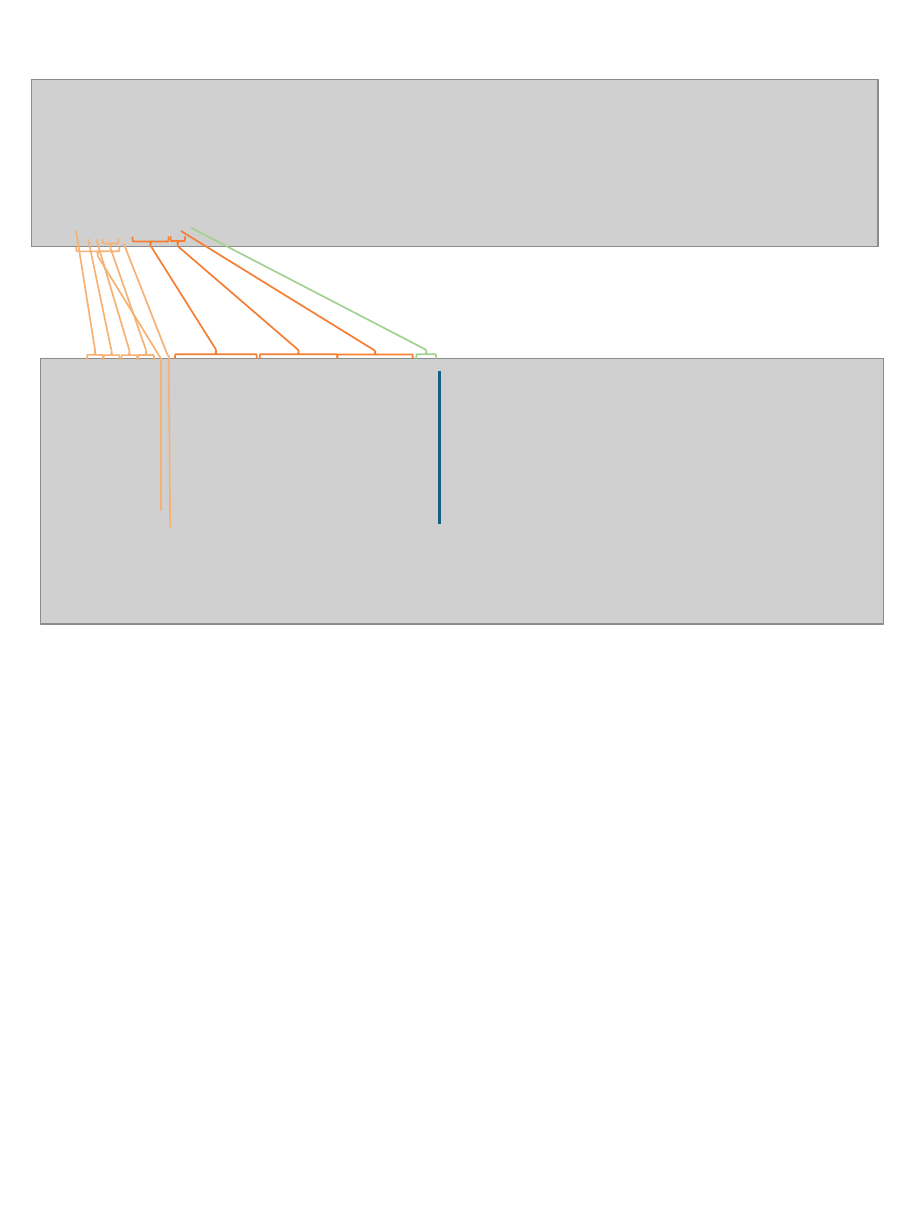
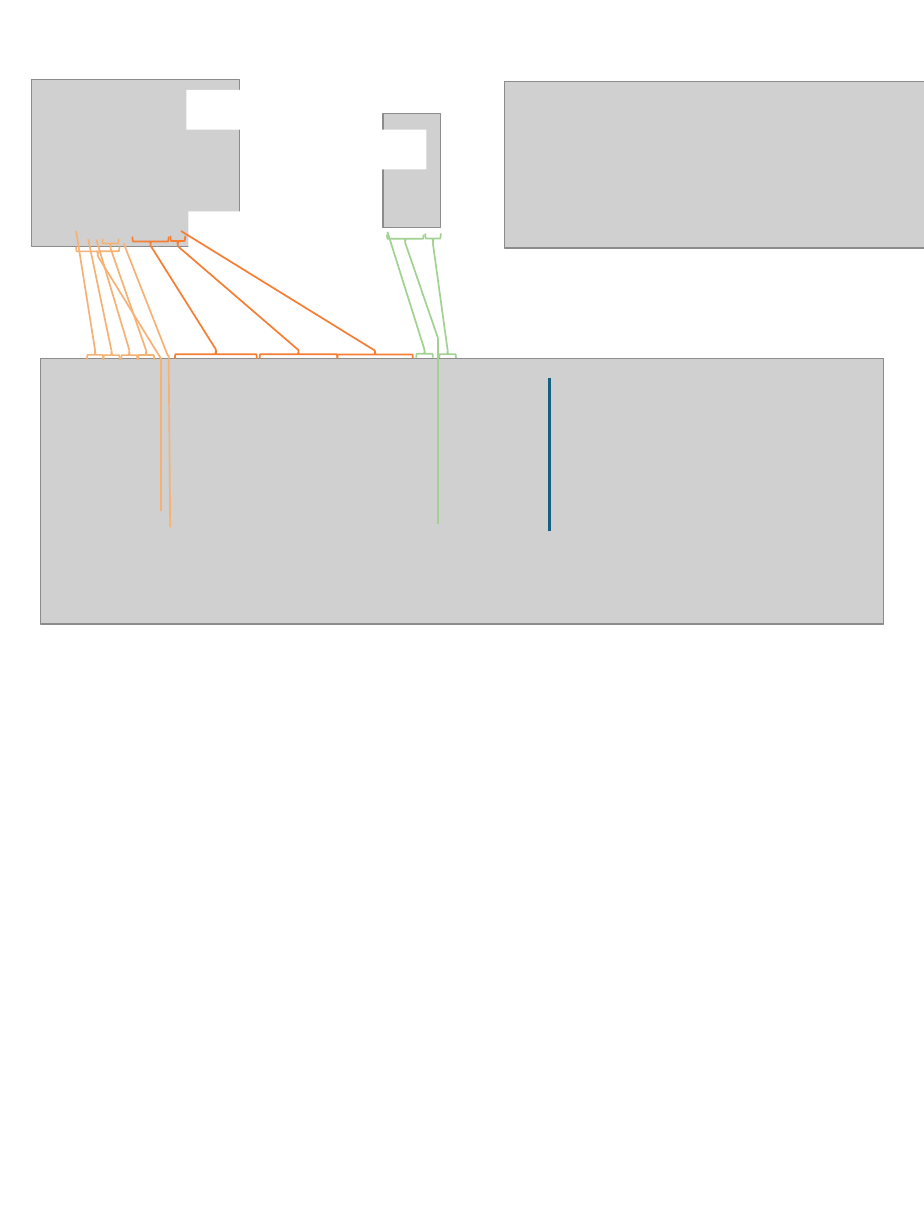
Before and after one commit to liumoLM/Liu2024, a slide deck: slide 1 of Main figures/fig1-sup-sketch.pptx. Drawn at 924x1232 pixels with LibreOffice and Linux fonts; fonts in the diff are those of the drawing; grey boxes stand for pictures. Boxes give left, top, right and bottom in pixels: in the first picture for what was removed or moved away, otherwise in the second. Text is boxed around its words. In the diff, an @@ line names an element or a change of style, - is before the commit and + after.

```diff
--- a/Main figures/fig1-sup-sketch.pptx
+++ b/Main figures/fig1-sup-sketch.pptx
@@ picture: place and size @@
-picture at bbox=[32, 80, 878, 246]
+picture at bbox=[32, 80, 240, 246]
@@ picture added at bbox=[505, 81, 924, 248] @@
@@ rectangle added at bbox=[186, 90, 244, 129], fill #FFFFFF @@
@@ picture added at bbox=[383, 113, 441, 227] @@
@@ rectangle added at bbox=[368, 129, 426, 169], fill #FFFFFF @@
@@ rectangle added at bbox=[188, 212, 246, 251], fill #FFFFFF @@
@@ right brace added at bbox=[387, 235, 424, 243], outline #A1D291 1 pt @@
@@ line moved from (426, 350) - (191, 228) to (425, 350) - (388, 232) @@
@@ right brace added at bbox=[424, 233, 440, 243], outline #A1D291 1 pt @@
@@ line added from (439, 339) to (405, 243), #A1D291 1 pt @@
@@ line added from (447, 350) to (432, 244), #A1D291 1 pt @@
@@ line added from (439, 524) to (439, 339), #A1D291 1 pt @@
@@ right brace added at bbox=[439, 351, 456, 359], outline #A1D291 1 pt @@
@@ line moved from (440, 524) - (440, 371) to (549, 531) - (549, 378) @@
```
Also in this commit, not shown: 6 other files.
